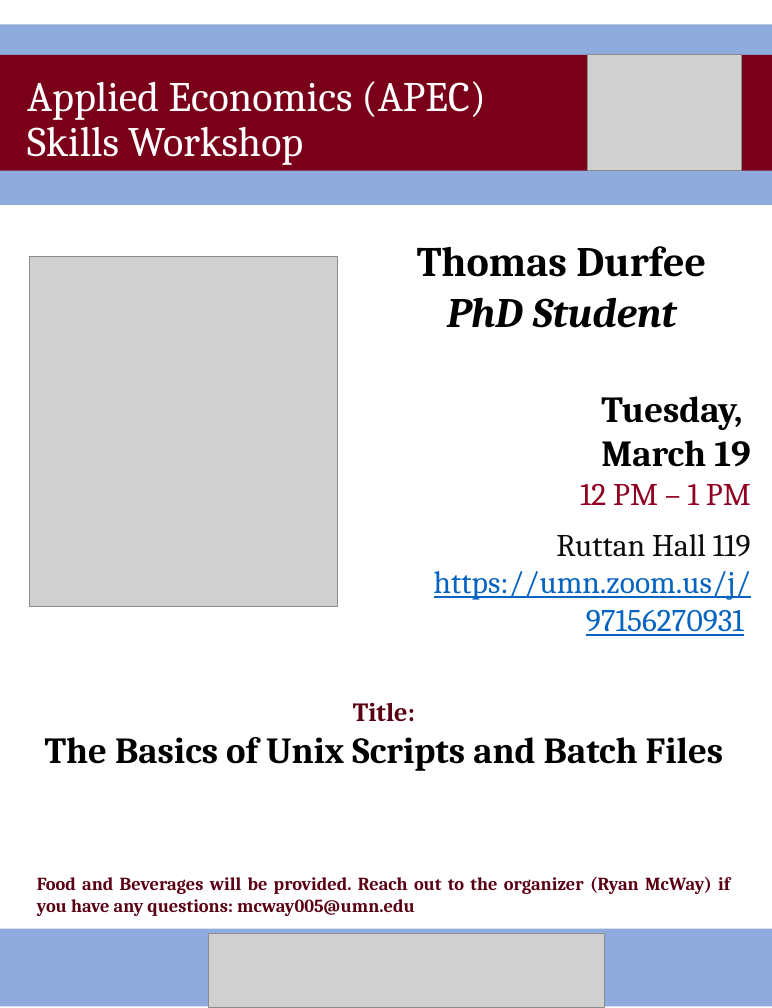
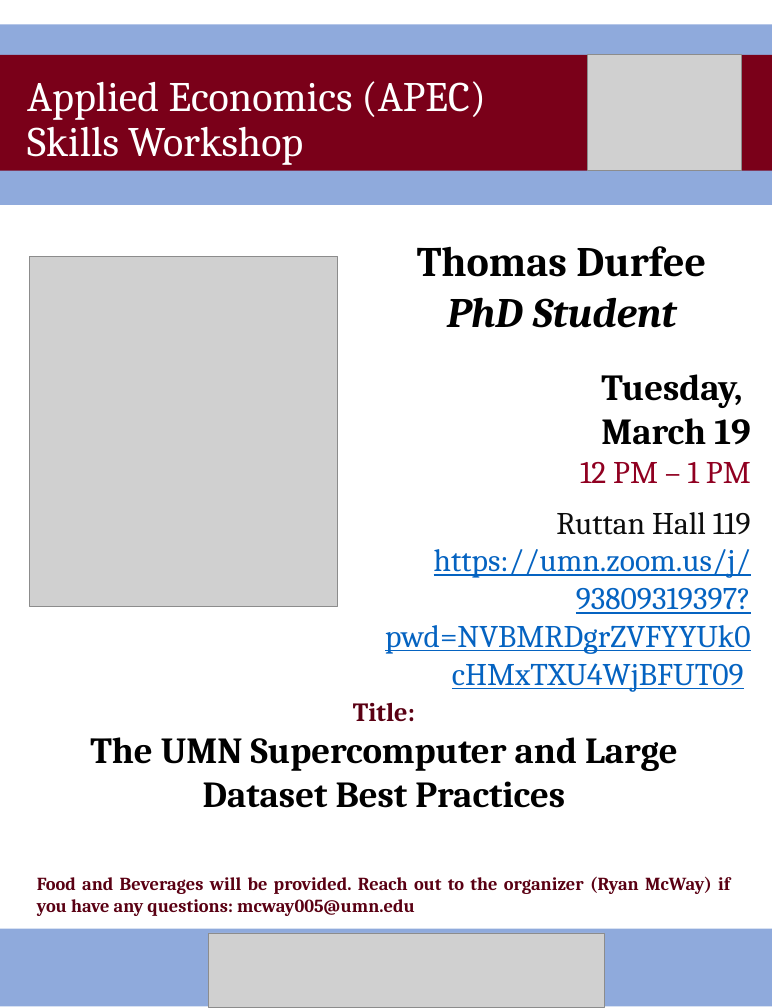
Before and after one commit to apecseminar/apecseminar.github.io, a slide deck: slide 1 of posters/2024_spring/thomas_durfee_240319.pptx. Drawn at 772x1008 pixels with LibreOffice and Linux fonts; fonts in the diff are those of the drawing; grey boxes stand for pictures. Boxes give left, top, right and bottom in pixels: in the first picture for what was removed or moved away, otherwise in the second. Text is boxed around its words. In the diff, an @@ line names an element or a change of style, - is before the commit and + after.

Commit message:
Updated Tom Durfee poster material

```diff
--- a/posters/2024_spring/thomas_durfee_240319.pptx
+++ b/posters/2024_spring/thomas_durfee_240319.pptx
@@ text at <box>385,549,751,654</box>: text changed @@
-https://umn.zoom.us/j/97156270931
+https://umn.zoom.us/j/93809319397?pwd=NVBMRDgrZVFYYUk0cHMxTXU4WjBFUT09
@@ text at <box>90,737,678,808</box>: text changed @@
-The Basics of Unix Scripts and Batch Files
+The UMN Supercomputer and Large Dataset Best Practices
```
Also in this commit, not shown: 2 other files.
